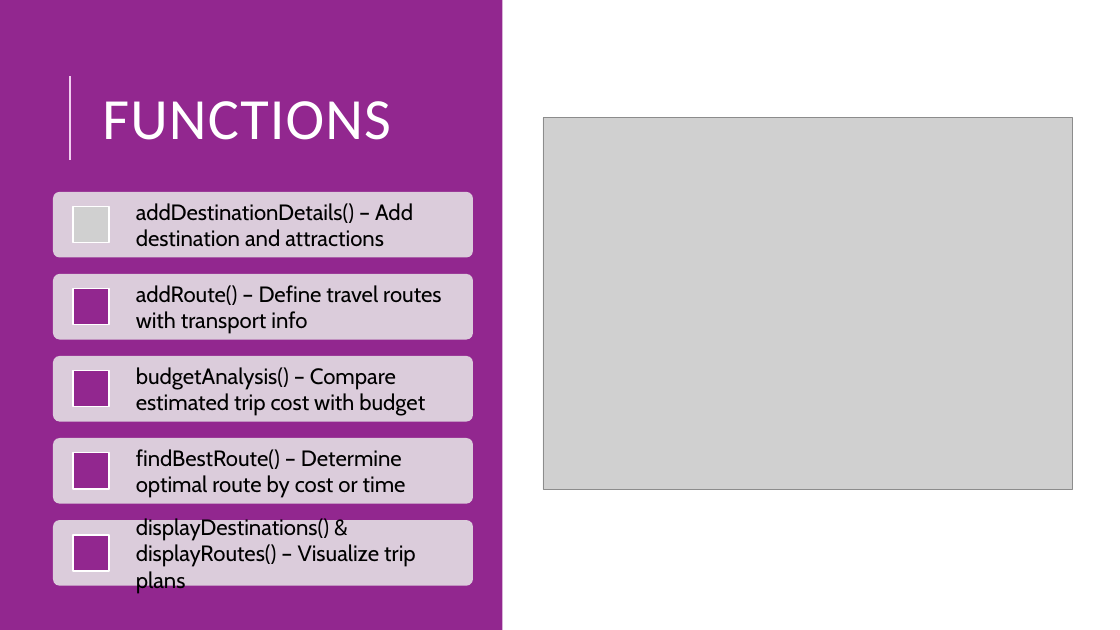
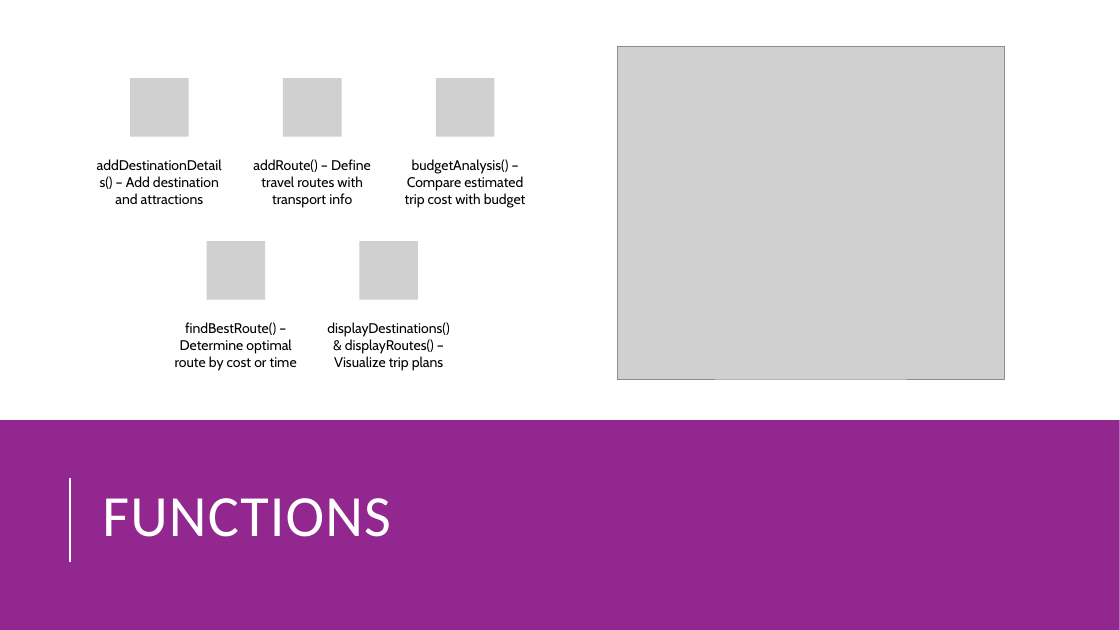
Before and after one commit to AyuTUL/3rdCSIT, a slide deck: slide 4 of DSA/Project/TourPlanner.pptx. Drawn at 1120x630 pixels with LibreOffice and Linux fonts; fonts in the diff are those of the drawing; grey boxes stand for pictures. Boxes give left, top, right and bottom in pixels: in the first picture for what was removed or moved away, otherwise in the second. Text is boxed around its words. In the diff, an @@ line names an element or a change of style, - is before the commit and + after.

```diff
--- a/DSA/Project/TourPlanner.pptx
+++ b/DSA/Project/TourPlanner.pptx
@@ rectangle removed at box(0, 0, 502, 630) @@
@@ picture added at box(618, 47, 1005, 379) @@
@@ line removed from (70, 160) to (70, 76) @@
@@ picture removed at box(543, 118, 1072, 489) @@
@@ text "addDestinationDetails() – Add destination and ...": place and size @@
-text "addDestinationDetails() – Add destination and ..." at box(136, 203, 413, 247)
+text "addDestinationDetails() – Add destination and ..." at box(115, 176, 219, 204)
@@ text "addRoute() – Define travel routes ...": place and size @@
-text "addRoute() – Define travel routes ..." at box(136, 285, 441, 334)
+text "addRoute() – Define travel routes ..." at box(253, 159, 371, 208)
@@ text "budgetAnalysis() – Compare estimated trip ...": place and size @@
-text "budgetAnalysis() – Compare estimated trip ..." at box(136, 367, 425, 416)
+text "budgetAnalysis() – Compare estimated trip ..." at box(405, 159, 526, 208)
@@ group added at box(130, 78, 495, 300): 5 pictures @@
@@ text "findBestRoute() – Determine optimal route ...": place and size @@
-text "findBestRoute() – Determine optimal route ..." at box(136, 449, 406, 498)
+text "findBestRoute() – Determine optimal route ..." at box(175, 322, 297, 371)
@@ size 19 to 12 pt; alignment left to centre; less space between paragraphs; vertical alignment middle to top in 5 elements at box(115, 176, 219, 204), box(253, 159, 371, 208), box(405, 159, 526, 208), box(175, 322, 297, 371), box(327, 322, 449, 371) @@
@@ text "displayDestinations() & displayRoutes() – Visualize ...": place and size @@
-text "displayDestinations() & displayRoutes() – Visualize ..." at box(136, 516, 416, 594)
+text "displayDestinations() & displayRoutes() – Visualize ..." at box(327, 322, 449, 371)
@@ rectangle added at box(0, 420, 1120, 630), fill #92278F @@
@@ line added from (70, 562) to (70, 478), #FFFFFF 1.5 pt @@
@@ title "FUNCTIONS": place and size @@
-title "FUNCTIONS" at box(102, 101, 390, 140)
+title "FUNCTIONS" at box(102, 498, 390, 537)
@@ group removed at box(53, 192, 473, 586): 5 rounded rectangles, 4 rectangles, 1 picture @@
```
Also in this commit, not shown: 4 other slides changed, 1 slide added, 14 other files.
